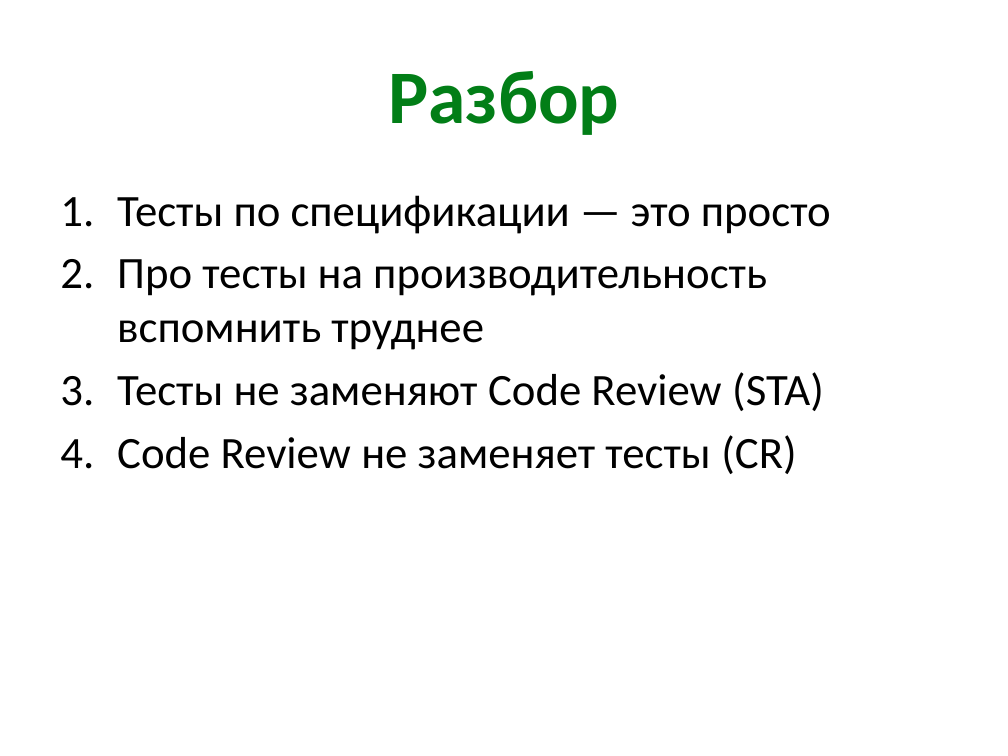
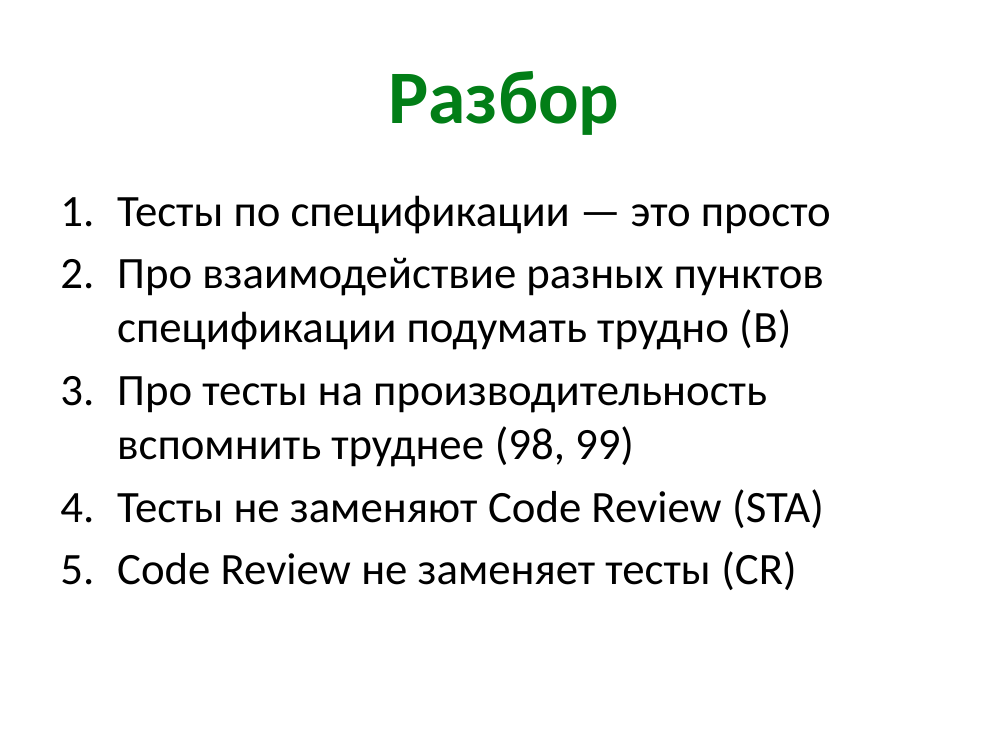
Before and after one commit to xoposhiy/testing-course, a slide deck: slide 7 of slides/challenge.pptx. Drawn at 1008x756 pixels with LibreOffice and Linux fonts; fonts in the diff are those of the drawing. Boxes give left, top, right and bottom in pixels: in the first picture for what was removed or moved away, otherwise in the second. Text is boxed around its words. In the diff, an @@ line names an element or a change of style, - is before the commit and + after.

Commit message:
slide fixes

```diff
--- a/slides/challenge.pptx
+++ b/slides/challenge.pptx
@@ text at box(117, 257, 824, 467): text changed @@
-2. Про тесты на производительность вспомнить труднее
+2. Про взаимодействие разных пунктов спецификации подумать трудно (B)
+3. Про тесты на производительность вспомнить труднее (98, 99)
```
Also in this commit, not shown: 1 other file.
